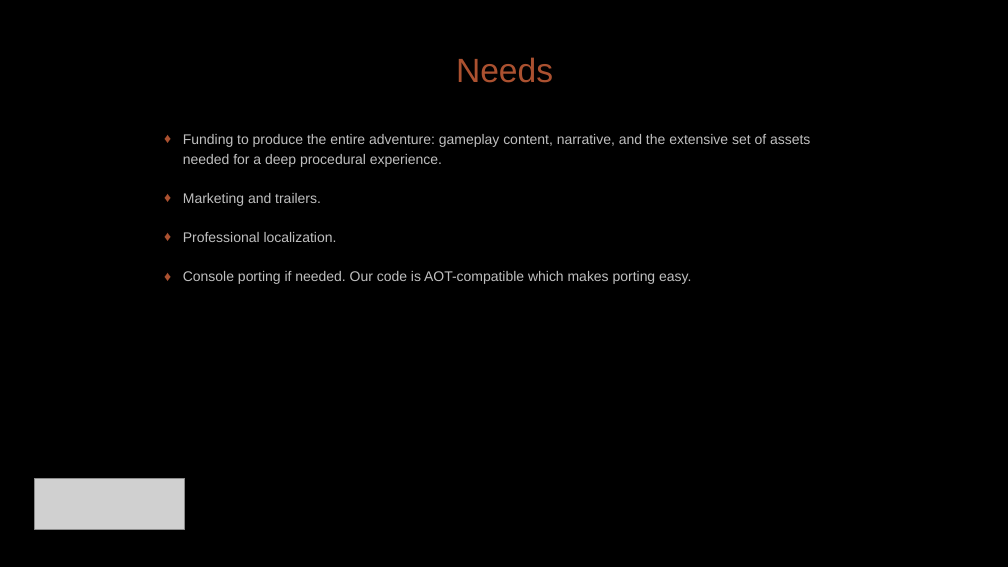
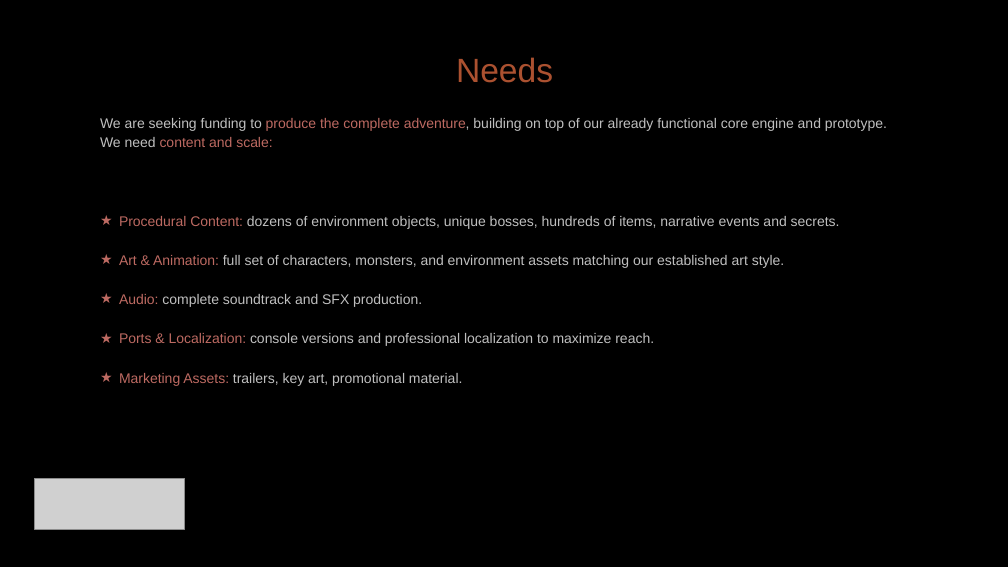
Before and after one commit to diegohcanepa/Remizione, a slide deck: slide 15 of Pitch Deck.pptx (slide 14 before the commit). Drawn at 1008x567 pixels with LibreOffice and Linux fonts; fonts in the diff are those of the drawing; grey boxes stand for pictures; background and template pictures are left out. Boxes give left, top, right and bottom in pixels: in the first picture for what was removed or moved away, otherwise in the second. Text is boxed around its words. In the diff, an @@ line names an element or a change of style, - is before the commit and + after.

```diff
--- a/Pitch Deck.pptx
+++ b/Pitch Deck.pptx
@@ text added at <box>100,118,887,147</box>, 10 pt, text #BFBFBF @@
+We are seeking funding to produce the complete adventure, building on top of our already functional core engine and prototype. We need content and scale:
@@ subtitle at <box>119,216,840,386</box>: text changed @@
-♦ Funding to produce the entire adventure: gameplay content, narrative, and the extensive set of assets needed for a deep procedural experience.
-♦ Marketing and trailers.
-♦ Professional localization.
-♦ Console porting if needed. Our code is AOT-compatible which makes porting easy.
+★ Procedural Content: dozens of environment objects, unique bosses, hundreds of items, narrative events and secrets.
+★ Art & Animation: full set of characters, monsters, and environment assets matching our established art style.
+★ Audio: complete soundtrack and SFX production.
+★ Ports & Localization: console versions and professional localization to maximize reach.
+★ Marketing Assets: trailers, key art, promotional material.
```
Also in this commit, not shown: 9 other slides changed, 5 slides added, 5 slides removed.
